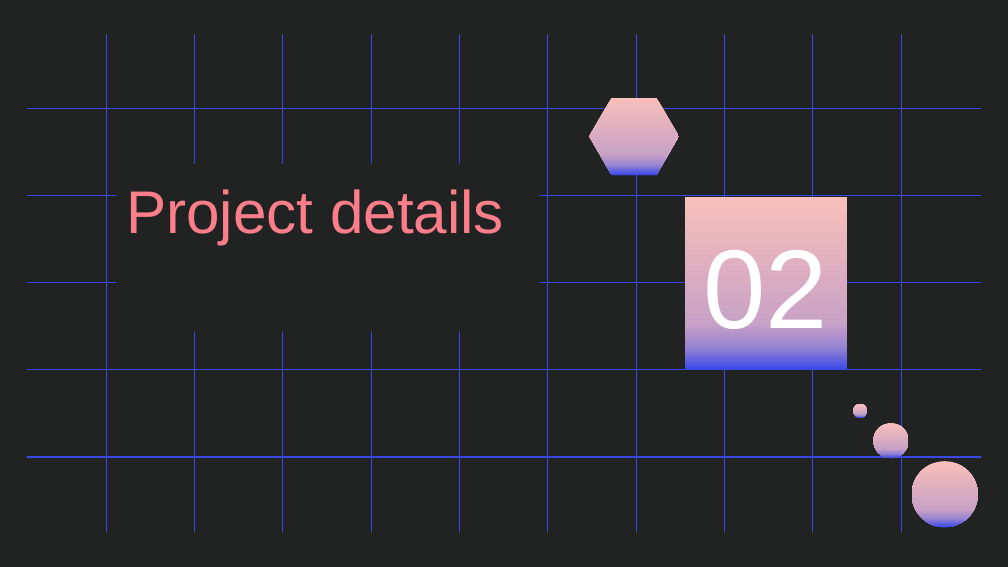
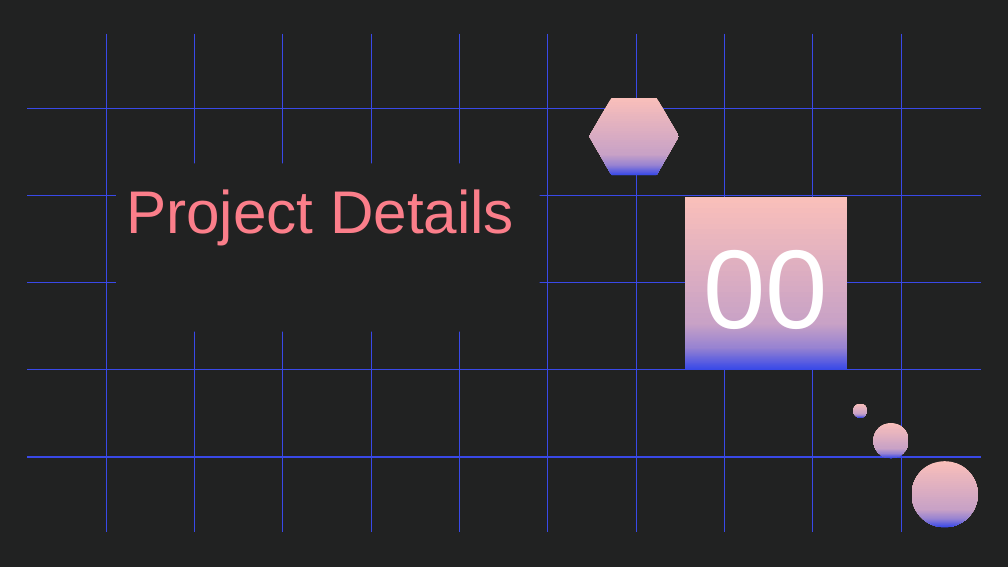
Before and after one commit to Blowdire/TextMiningProject, a slide deck: slide 2 of slideshow/TextMining-Slideshow.pptx. Drawn at 1008x567 pixels with LibreOffice and Linux fonts; fonts in the diff are those of the drawing. Boxes give left, top, right and bottom in pixels: in the first picture for what was removed or moved away, otherwise in the second. Text is boxed around its words. In the diff, an @@ line names an element or a change of style, - is before the commit and + after.

```diff
--- a/slideshow/TextMining-Slideshow.pptx
+++ b/slideshow/TextMining-Slideshow.pptx
@@ title at [126,189,514,244]: text changed @@
-Project details
+Project Details
@@ title at [703,250,828,348]: text changed @@
-02
+00
```
Also in this commit, not shown: 24 other slides changed, 5 slides removed, 8 other files.
